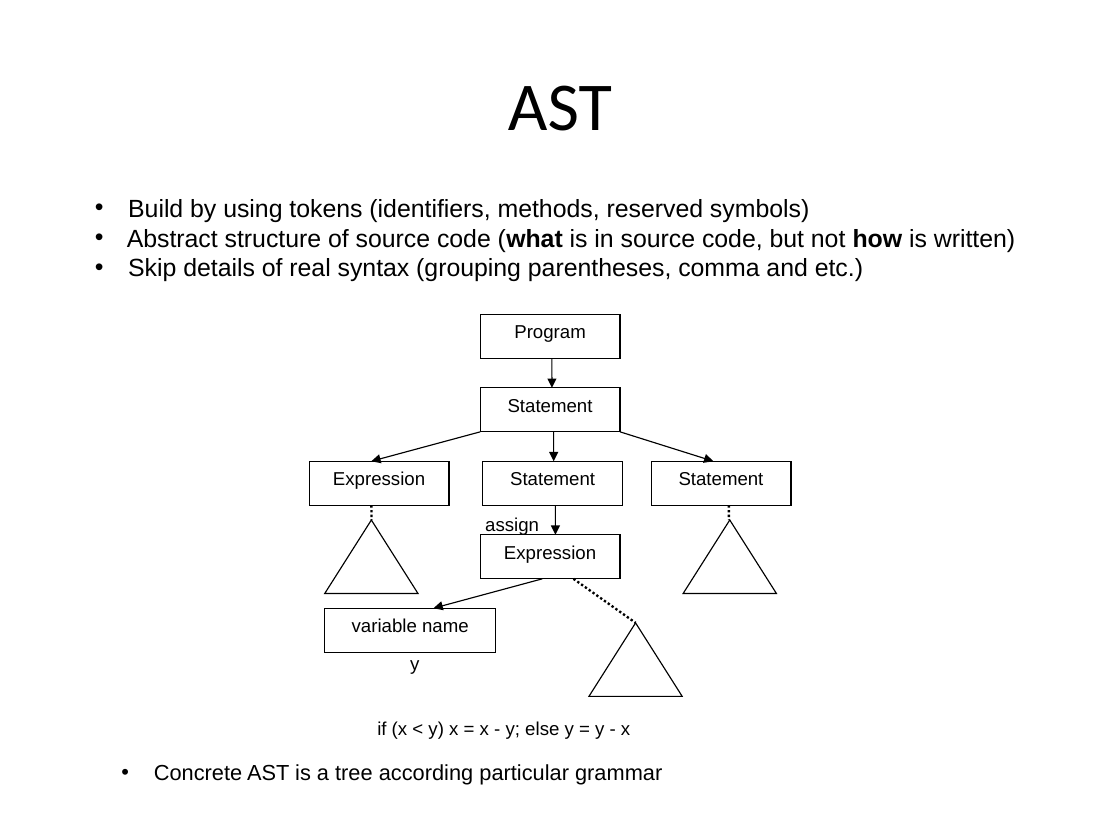
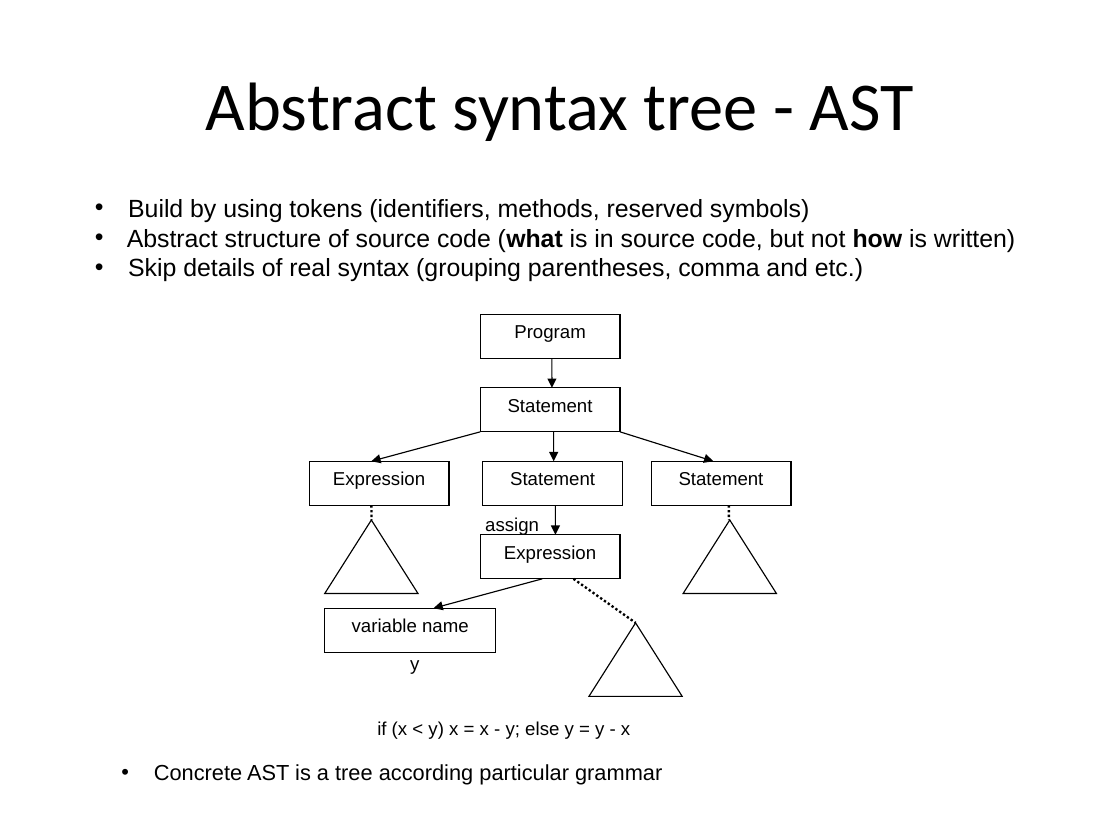
Before and after one commit to isurup/kalle-martin-group, a slide deck: slide 5 of SSE2/slides/1 Analysis.ppt. Drawn at 1120x840 pixels with LibreOffice and Linux fonts; fonts in the diff are those of the drawing. Boxes give left, top, right and bottom in pixels: in the first picture for what was removed or moved away, otherwise in the second. Text is boxed around its words. In the diff, an @@ line names an element or a change of style, - is before the commit and + after.

```diff
--- a/SSE2/slides/1 Analysis.ppt
+++ b/SSE2/slides/1 Analysis.ppt
@@ title at bbox=[206, 82, 914, 141]: text changed @@
-AST
+Abstract syntax tree - AST
```
